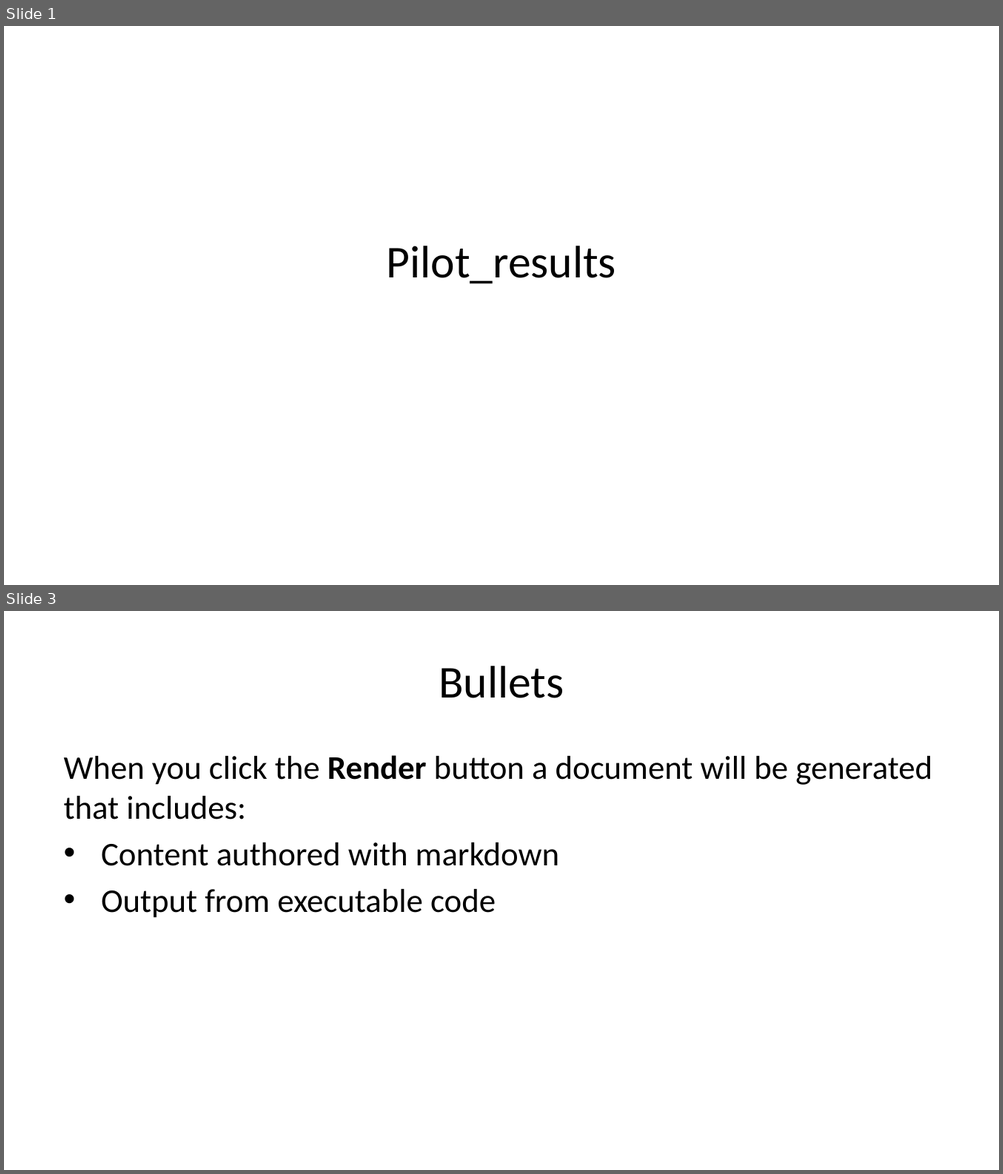
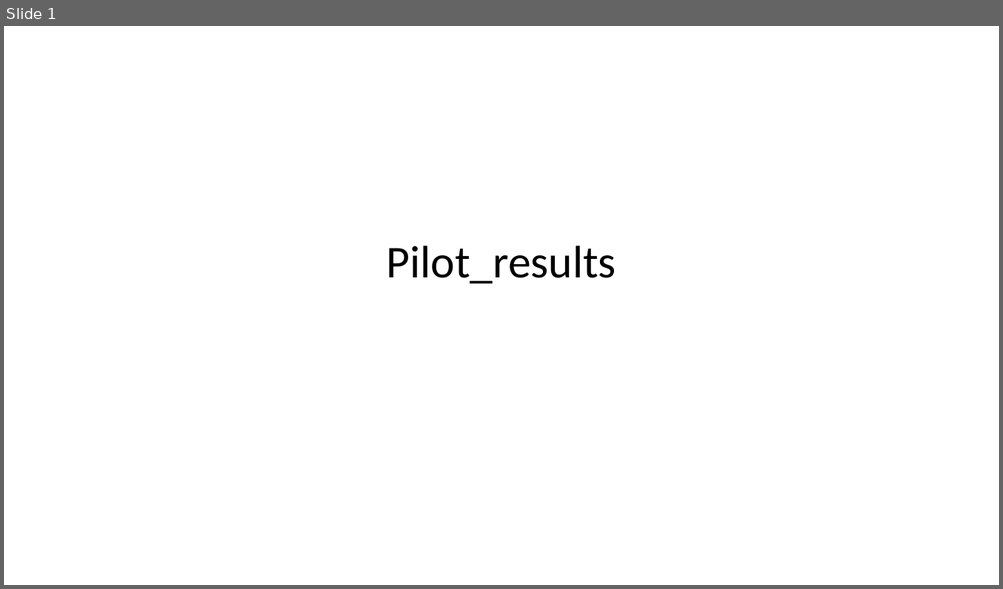
Before and after one commit to Carlos-Ballon/CAUSAS_CVD, a slide deck: report_sources/Pilot_results.pptx. Shown one above the other, each under a label of ours: slides 1 and 3 before the commit, slide 1 after it; the slides between them are not shown. The pictures are 1003x1174 and 1003x589 pixels, drawn with LibreOffice and Linux fonts; fonts in the diff are those of the drawing. Boxes give left, top, right and bottom in pixels: in the first picture for what was removed or moved away, otherwise in the second. Text is boxed around its words. In the diff, an @@ line names an element or a change of style, - is before the commit and + after.

```diff
--- a/report_sources/Pilot_results.pptx
+++ b/report_sources/Pilot_results.pptx
@@ slide 3 removed at (4,611,999,1170), background #FFFFFF @@
@@ title removed at (438,666,563,698) @@
-Bullets
@@ text removed at (64,755,932,918) @@
-When you click the Render button a document will be generated that includes:
-• Content authored with markdown
-• Output from executable code
```
Also in this commit, not shown: 1 slide changed, 3 slides added, 6 other slides removed, 2 other files.
